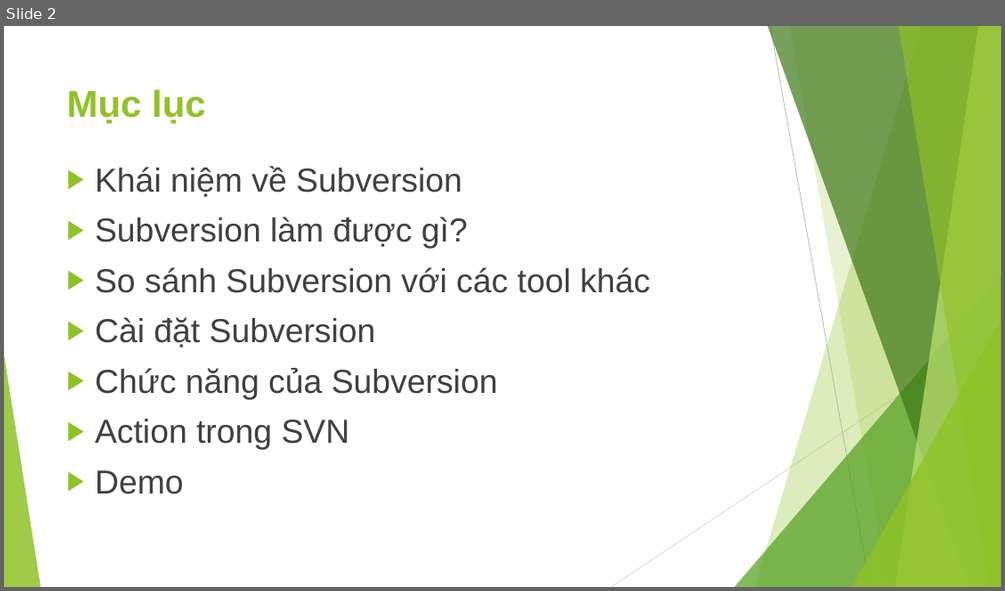
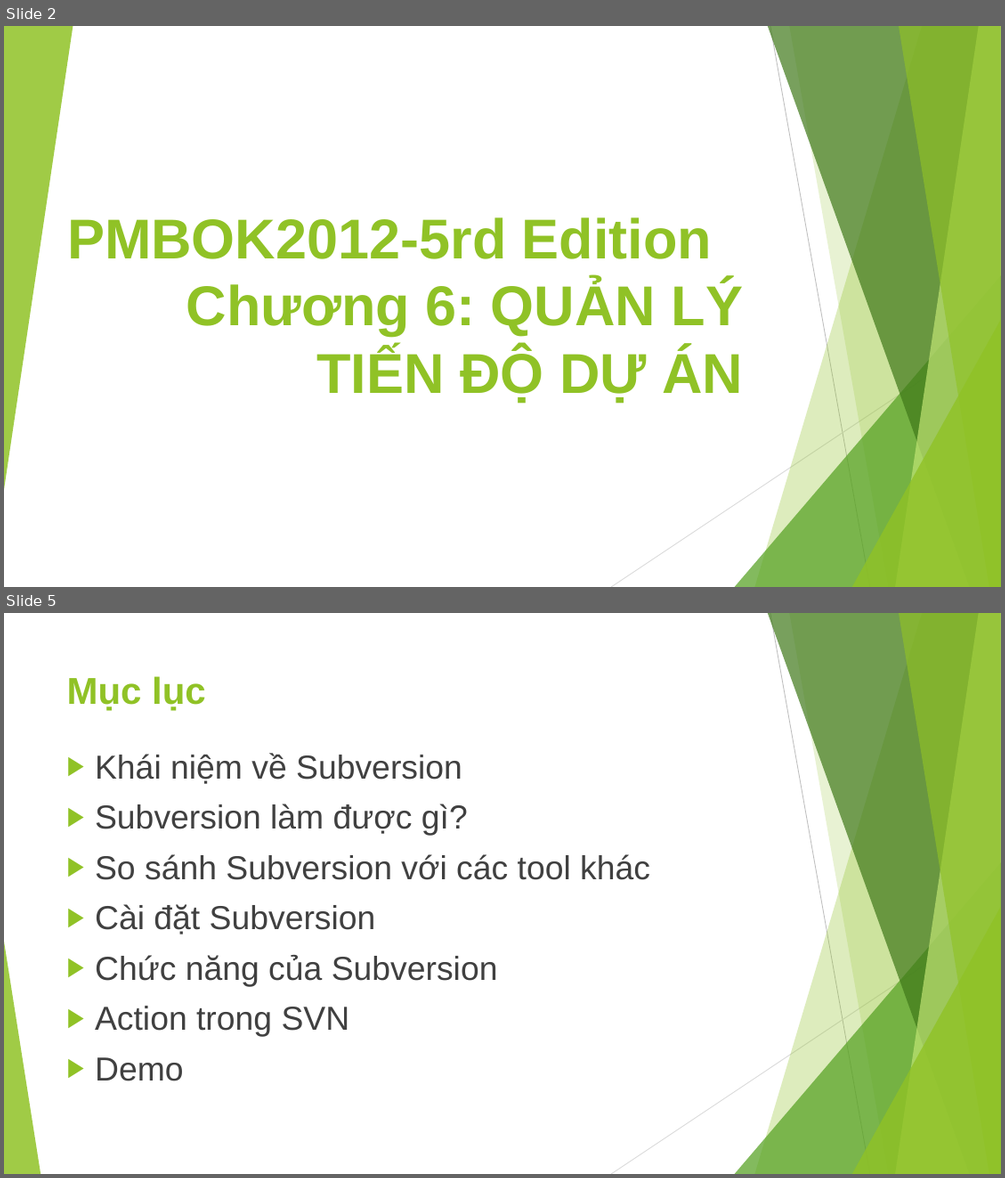
Before and after one commit to leqnam/pmbok-rnl, a slide deck: Bao-cao-QLDA/Nhom-6_SVN.pptx. Shown one above the other, each under a label of ours: slide 2 before the commit, slides 2 and 5 after it; the slides between them are not shown. The pictures are 1005x591 and 1005x1178 pixels, drawn with LibreOffice and Linux fonts; fonts in the diff are those of the drawing. Boxes give left, top, right and bottom in pixels: in the first picture for what was removed or moved away, otherwise in the second. Text is boxed around its words. In the diff, an @@ line names an element or a change of style, - is before the commit and + after.

```diff
--- a/Bao-cao-QLDA/Nhom-6_SVN.pptx
+++ b/Bao-cao-QLDA/Nhom-6_SVN.pptx
@@ slide 2 added at (4,26,1001,587), background #FFFFFF; not listed: 9 template elements that a slide beside it also shows @@
@@ triangle added at (4,26,73,490), fill #90C226 at 85% opacity @@
@@ title added at (67,217,743,402), 54 pt, text #90C226, bold @@
+PMBOK2012-5rd Edition
+Chương 6: QUẢN LÝ TIẾN ĐỘ DỰ ÁN
@@ what was slide 2 is now slide 5 @@
```
Also in this commit, not shown: 2 slides changed, 3 other slides added.
